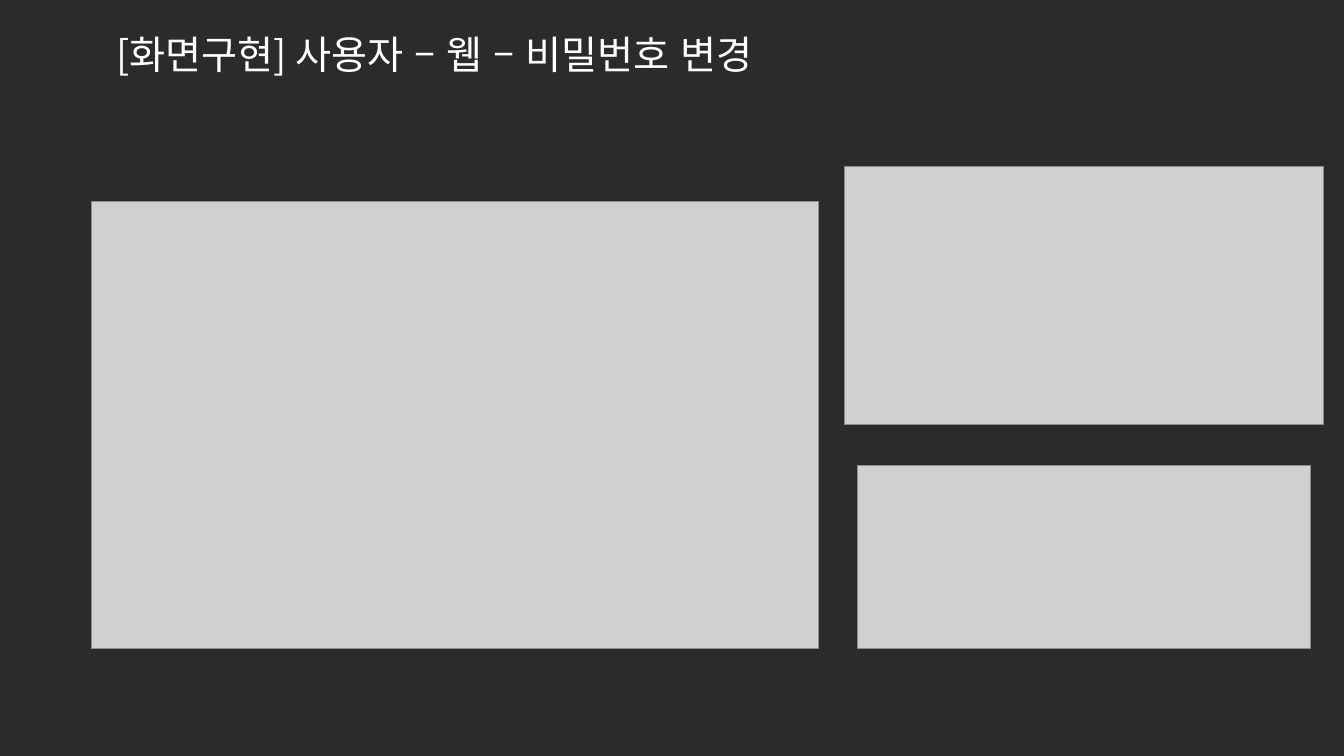
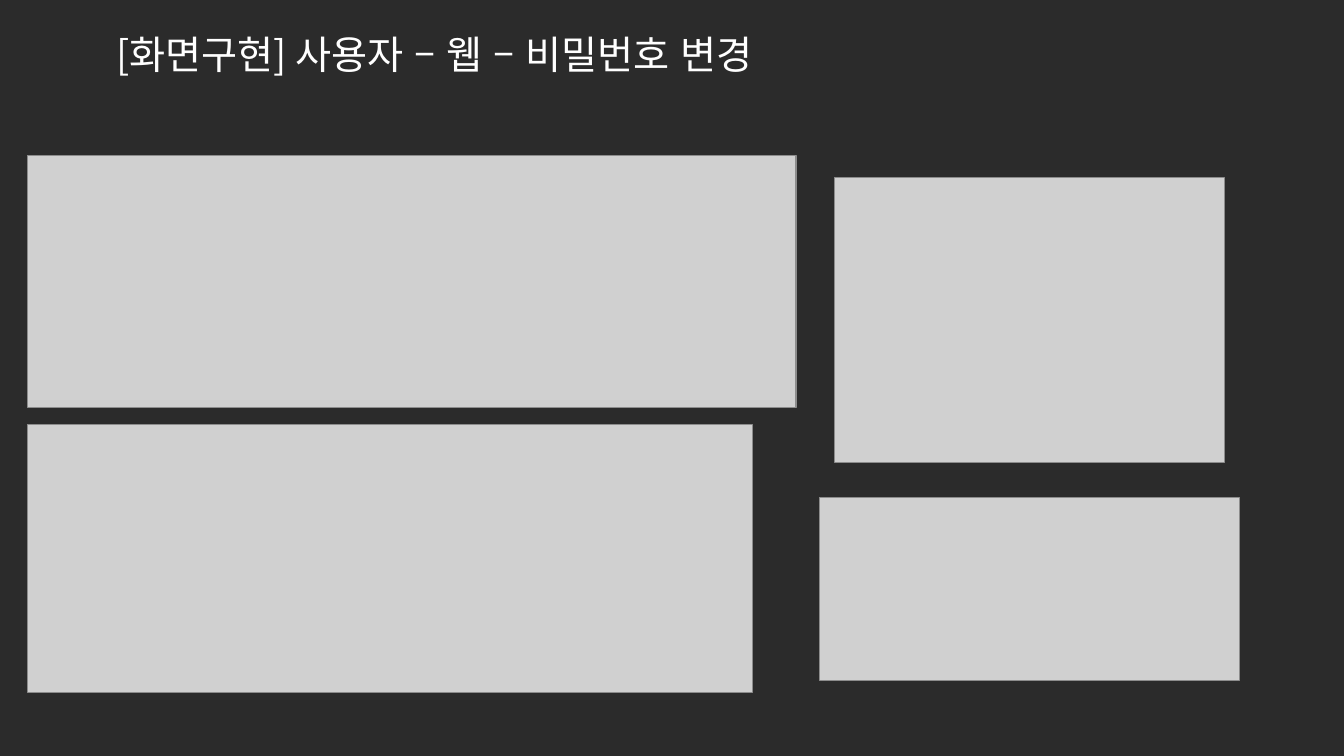
Before and after one commit to ezenteam2/e-Zone, a slide deck: slide 17 of 0 발표용 파워포인트/project05 - 파워포인트 종합 - 기범.pptx (slide 16 before the commit). Drawn at 1344x756 pixels with LibreOffice and Linux fonts; fonts in the diff are those of the drawing; grey boxes stand for pictures; background and template pictures are left out; a plain dark background stands for a picture behind light text. Boxes give left, top, right and bottom in pixels: in the first picture for what was removed or moved away, otherwise in the second. Text is boxed around its words. In the diff, an @@ line names an element or a change of style, - is before the commit and + after.

```diff
--- a/0 발표용 파워포인트/project05 - 파워포인트 종합 - 기범.pptx
+++ b/0 발표용 파워포인트/project05 - 파워포인트 종합 - 기범.pptx
@@ picture added at <box>27,156,796,407</box> @@
@@ picture: place and size @@
-picture at <box>845,166,1324,424</box>
+picture at <box>835,178,1225,463</box>
@@ picture removed at <box>92,202,820,649</box> @@
@@ picture added at <box>27,425,753,693</box> @@
@@ picture: place and size @@
-picture at <box>858,466,1311,648</box>
+picture at <box>820,498,1239,681</box>
```
Also in this commit, not shown: 5 other slides changed, 7 slides added, 1 other file.
